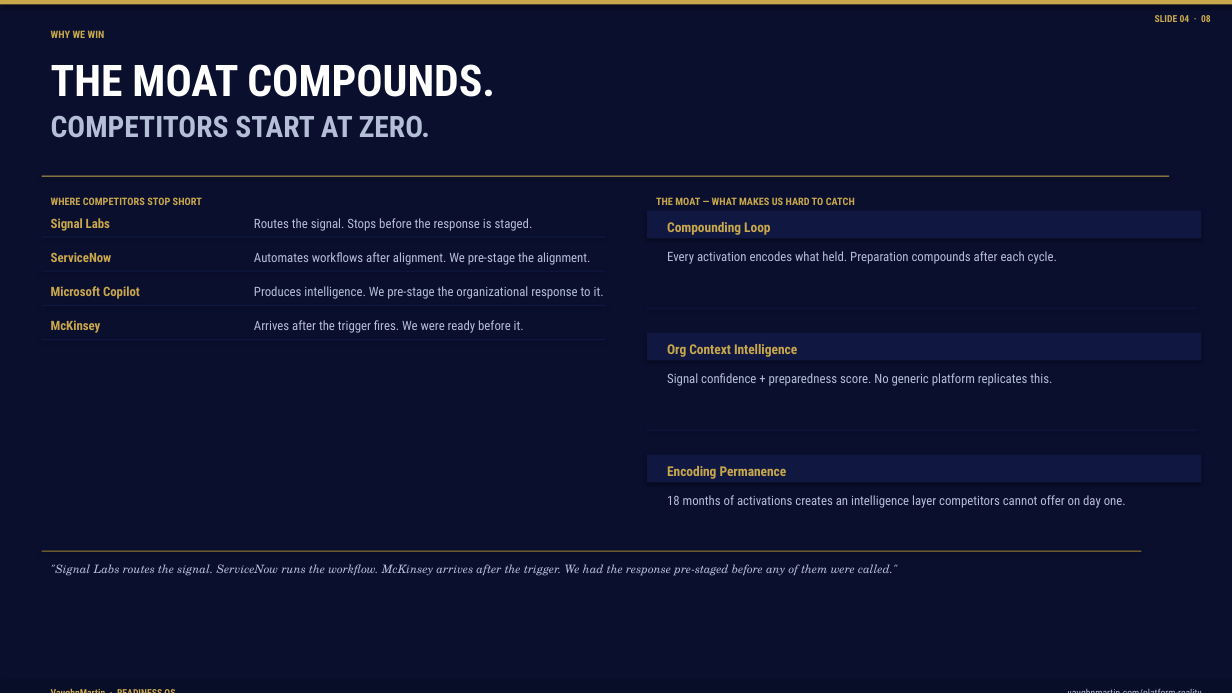
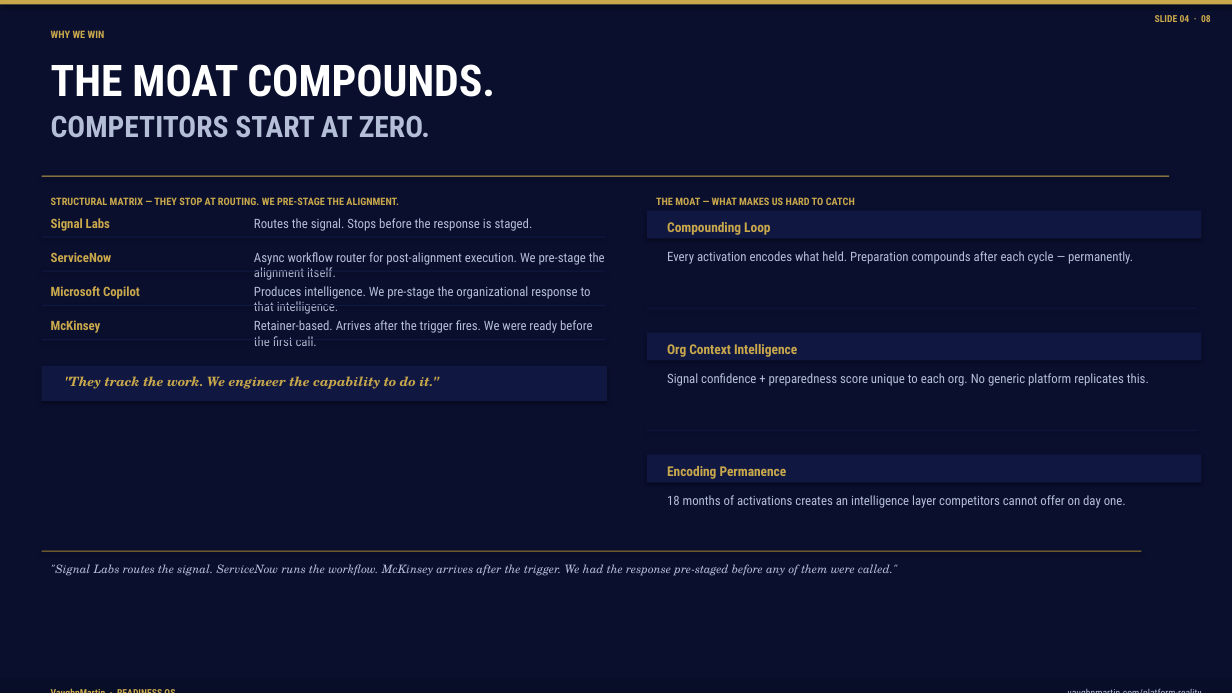
Before and after one commit to mbrunke18/CodePlatform1, a slide deck: slide 5 of attached_assets/VaughnMartin-Investor-Deck-v13-final.pptx. Drawn at 1232x693 pixels with LibreOffice and Linux fonts; fonts in the diff are those of the drawing. Boxes give left, top, right and bottom in pixels: in the first picture for what was removed or moved away, otherwise in the second. Text is boxed around its words. In the diff, an @@ line names an element or a change of style, - is before the commit and + after.

```diff
--- a/attached_assets/VaughnMartin-Investor-Deck-v13-final.pptx
+++ b/attached_assets/VaughnMartin-Investor-Deck-v13-final.pptx
@@ text at bbox=[51, 197, 399, 205]: text changed @@
-WHERE COMPETITORS STOP SHORT
+STRUCTURAL MATRIX — THEY STOP AT ROUTING. WE PRE-STAGE THE ALIGNMENT.
@@ text at bbox=[254, 252, 605, 280]: text changed @@
-Automates workflows after alignment. We pre-stage the alignment.
+Async workflow router for post-alignment execution. We pre-stage the alignment itself.
@@ text at bbox=[667, 251, 1133, 264]: text changed @@
-Every activation encodes what held. Preparation compounds after each cycle.
+Every activation encodes what held. Preparation compounds after each cycle — permanently.
@@ text at bbox=[254, 286, 591, 314]: text changed @@
-Produces intelligence. We pre-stage the organizational response to it.
+Produces intelligence. We pre-stage the organizational response to that intelligence.
@@ text at bbox=[254, 320, 593, 346]: text changed @@
-Arrives after the trigger fires. We were ready before it.
+Retainer-based. Arrives after the trigger fires. We were ready before the first call.
@@ rectangle added at bbox=[42, 366, 607, 401], fill #101842 @@
@@ text added at bbox=[65, 376, 438, 389], 10 pt, text #C9A84C, bold, italic @@
+"They track the work. We engineer the capability to do it."
@@ text at bbox=[667, 373, 1149, 386]: text changed @@
-Signal confidence + preparedness score. No generic platform replicates this.
+Signal confidence + preparedness score unique to each org. No generic platform replicates this.
```
Also in this commit, not shown: 8 other slides changed, 1 slide added, 1 slide removed, 3 other files.
